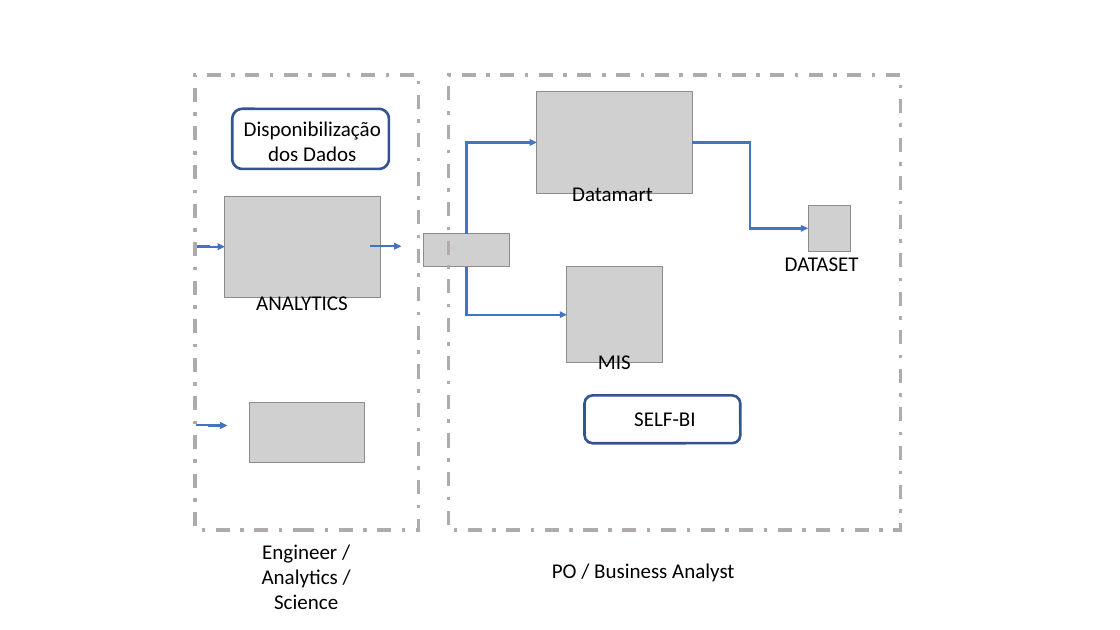
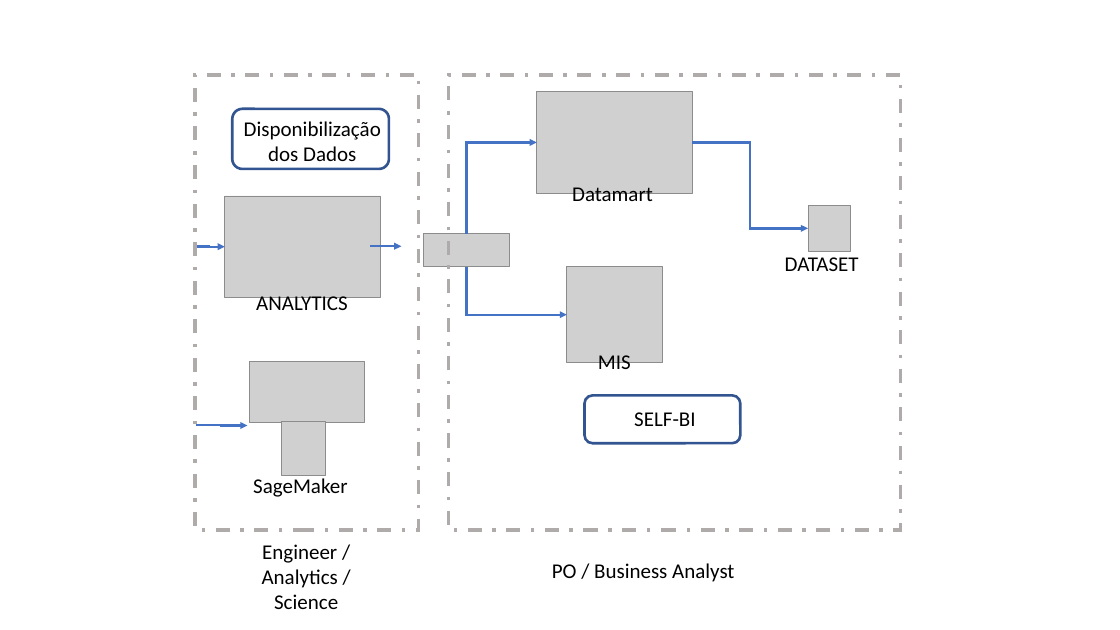
Before and after one commit to ricardoshark/desafio_bacen, a slide deck: slide 8 of itau_bacen/Corretora de Valores.pptx. Drawn at 1120x630 pixels with LibreOffice and Linux fonts; fonts in the diff are those of the drawing; grey boxes stand for pictures; background and template pictures are left out. Boxes give left, top, right and bottom in pixels: in the first picture for what was removed or moved away, otherwise in the second. Text is boxed around its words. In the diff, an @@ line names an element or a change of style, - is before the commit and + after.

```diff
--- a/itau_bacen/Corretora de Valores.pptx
+++ b/itau_bacen/Corretora de Valores.pptx
@@ picture: place and size @@
-picture at [249,402,364,463]
+picture at [250,362,365,423]
@@ elbow arrow moved from (196, 425) - (228, 426) to (196, 425) - (247, 426) @@
@@ picture added at [281,422,326,476] @@
@@ text added at [253,478,347,497], 18 pt, text #000000 @@
+SageMaker
```
Also in this commit, not shown: 1 other slide changed, 1 other file.
